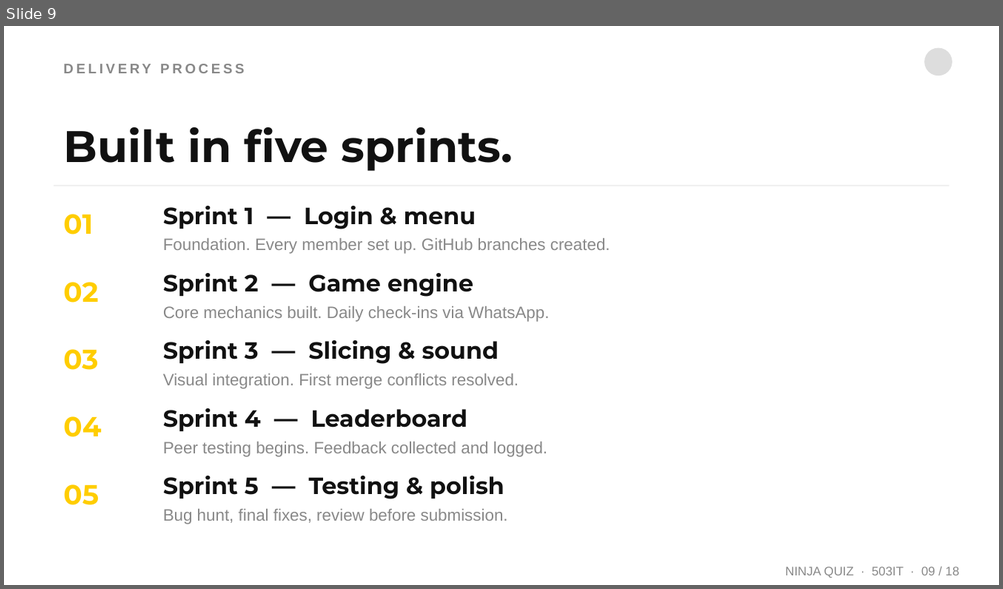
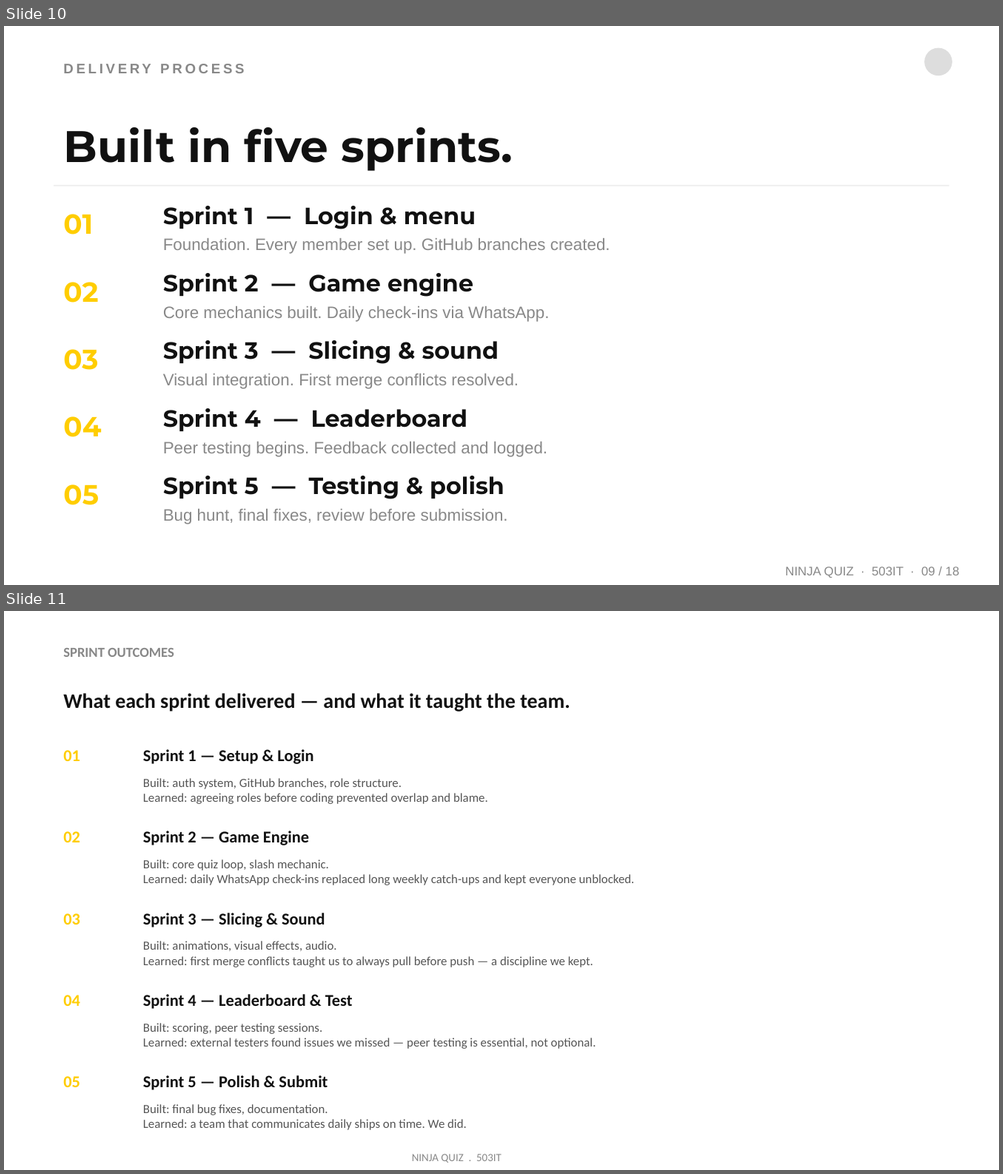
Before and after one commit to wlaa41/CoventryUniversity_503IT_Originals, a slide deck: NinjaQuiz-Presentation.pptx. Shown one above the other, each under a label of ours: slide 9 before the commit, slides 10 and 11 after it. The pictures are 1003x589 and 1003x1174 pixels, drawn with LibreOffice and Linux fonts; fonts in the diff are those of the drawing. Boxes give left, top, right and bottom in pixels: in the first picture for what was removed or moved away, otherwise in the second. Text is boxed around its words. In the diff, an @@ line names an element or a change of style, - is before the commit and + after.

Commit message:
Update presentation: Belbin roles, evidence images, agenda + sprint outcomes + prof dev slides

```diff
--- a/NinjaQuiz-Presentation.pptx
+++ b/NinjaQuiz-Presentation.pptx
@@ slide 11 added at [4,611,999,1170], background #FFFFFF @@
@@ text added at [63,648,174,657], 10 pt, text #888888, bold @@
+SPRINT OUTCOMES
@@ text added at [63,693,569,712], 15 pt, text #111111, bold @@
+What each sprint delivered — and what it taught the team.
@@ text added at [63,750,80,761], 12 pt, text #FFCD00, bold @@
+01
@@ text added at [143,749,313,764], 12 pt, text #111111, bold @@
+Sprint 1 — Setup & Login
@@ text added at [143,778,488,804], 9 pt, text #555555 @@
+Built: auth system, GitHub branches, role structure.
+Learned: agreeing roles before coding prevented overlap and blame.
@@ text added at [63,832,80,843], 12 pt, text #FFCD00, bold @@
+02
@@ text added at [143,831,309,846], 12 pt, text #111111, bold @@
+Sprint 2 — Game Engine
@@ text added at [143,860,634,886], 9 pt, text #555555 @@
+Built: core quiz loop, slash mechanic.
+Learned: daily WhatsApp check-ins replaced long weekly catch-ups and kept everyone unblocked.
@@ text added at [63,914,80,925], 12 pt, text #FFCD00, bold @@
+03
@@ text added at [143,913,325,928], 12 pt, text #111111, bold @@
+Sprint 3 — Slicing & Sound
@@ text added at [143,941,593,968], 9 pt, text #555555 @@
+Built: animations, visual effects, audio.
+Learned: first merge conflicts taught us to always pull before push — a discipline we kept.
@@ text added at [63,995,80,1006], 12 pt, text #FFCD00, bold @@
+04
@@ text added at [143,994,353,1009], 12 pt, text #111111, bold @@
+Sprint 4 — Leaderboard & Test
@@ text added at [143,1023,596,1049], 9 pt, text #555555 @@
+Built: scoring, peer testing sessions.
+Learned: external testers found issues we missed — peer testing is essential, not optional.
@@ text added at [63,1076,80,1088], 12 pt, text #FFCD00, bold @@
+05
@@ text added at [143,1076,327,1091], 12 pt, text #111111, bold @@
+Sprint 5 — Polish & Submit
@@ text added at [143,1105,466,1130], 9 pt, text #555555 @@
+Built: final bug fixes, documentation.
+Learned: a team that communicates daily ships on time. We did.
@@ text added at [412,1154,501,1163], 8 pt, text #888888 @@
+NINJA QUIZ . 503IT
@@ what was slide 9 is now slide 10 @@
```
Also in this commit, not shown: 4 slides changed, 2 other slides added, 1 other file.
